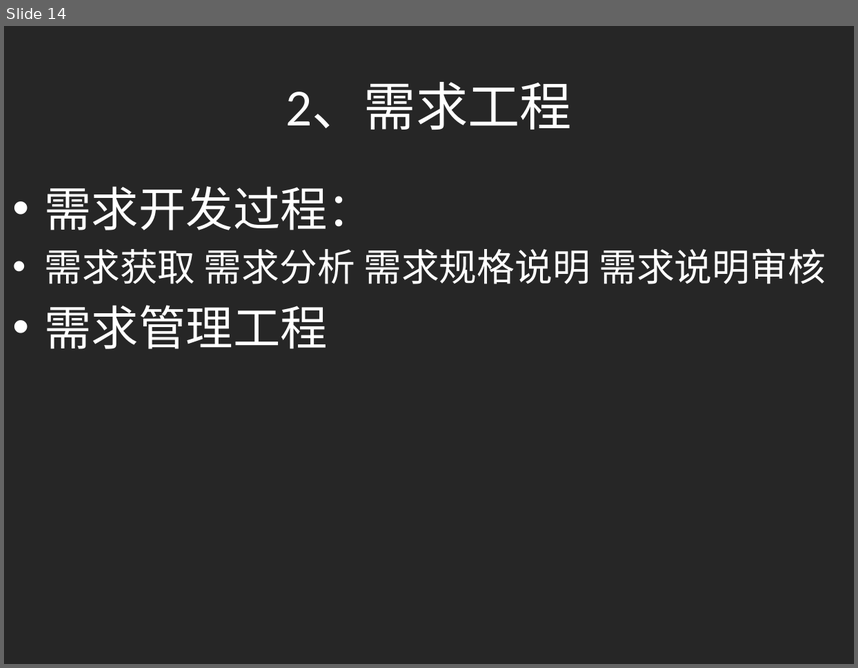
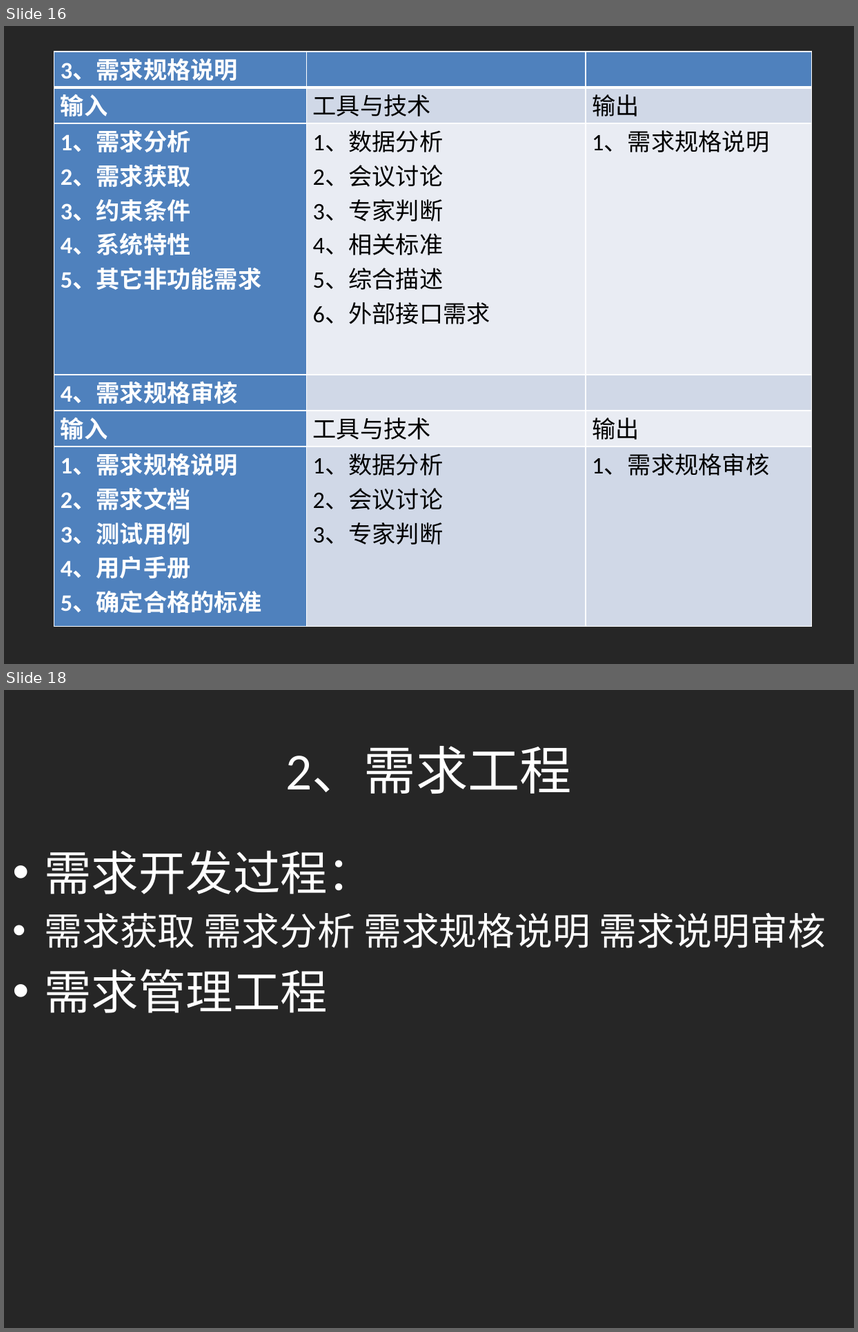
Before and after one commit to shangzhaoxiaozi/PRD-21, a slide deck: PRD-21-C2/非受控文档/本周提交文档/需求工程计划.pptx. Shown one above the other, each under a label of ours: slide 14 before the commit, slides 16 and 18 after it; the slides between them are not shown. The pictures are 858x668 and 858x1332 pixels, drawn with LibreOffice and Linux fonts; fonts in the diff are those of the drawing. Boxes give left, top, right and bottom in pixels: in the first picture for what was removed or moved away, otherwise in the second. Text is boxed around its words. In the diff, an @@ line names an element or a change of style, - is before the commit and + after.

```diff
--- a/PRD-21-C2/非受控文档/本周提交文档/需求工程计划.pptx
+++ b/PRD-21-C2/非受控文档/本周提交文档/需求工程计划.pptx
@@ slide 16 added at bbox=[4, 26, 854, 664], background #262626 @@
@@ table added at bbox=[54, 52, 811, 626], 6 rows, 3 columns @@
+3、需求规格说明 |  | 
+输入 | 工具与技术 | 输出
+1、需求分析 / 2、需求获取 / 3、约束条件 / 4、系统特性 / 5、其它非功能需求 | 1、数据分析 / 2、会议讨论 / 3、专家判断 / 4、相关标准 / 5、综合描述 / 6、外部接口需求 | 1、需求规格说明
+4、需求规格审核 |  | 
+输入 | 工具与技术 | 输出
+1、需求规格说明 / 2、需求文档 / 3、测试用例 / 4、用户手册 / 5、确定合格的标准 | 1、数据分析 / 2、会议讨论 / 3、专家判断 | 1、需求规格审核
@@ what was slide 14 is now slide 18 @@
```
Also in this commit, not shown: 2 slides changed, 3 other slides added.
